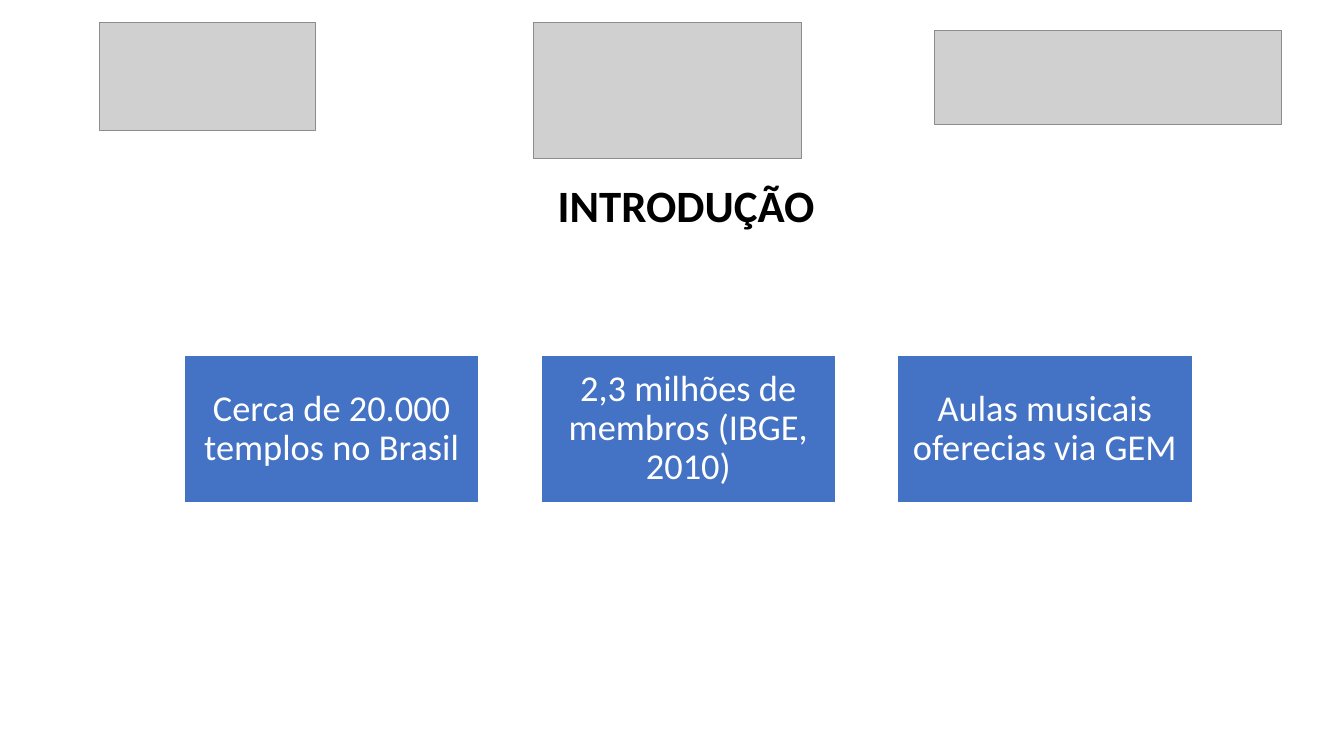
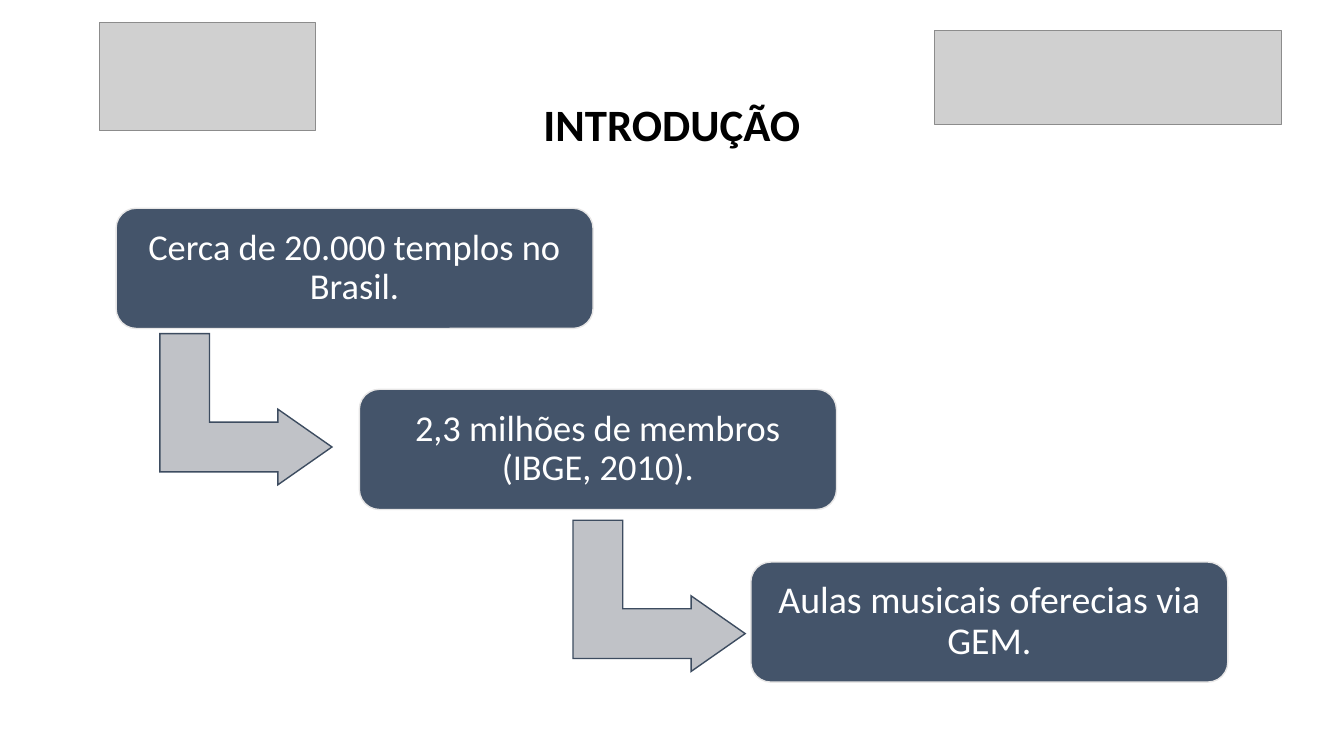
Before and after one commit to luanmenezesx/TCC-CCB, a slide deck: slide 2 of Modelo slides apresentação TCC.pptx. Drawn at 1344x756 pixels with LibreOffice and Linux fonts; fonts in the diff are those of the drawing; grey boxes stand for pictures. Boxes give left, top, right and bottom in pixels: in the first picture for what was removed or moved away, otherwise in the second. Text is boxed around its words. In the diff, an @@ line names an element or a change of style, - is before the commit and + after.

```diff
--- a/Modelo slides apresentação TCC.pptx
+++ b/Modelo slides apresentação TCC.pptx
@@ picture removed at (x1=533, y1=23, x2=802, y2=159) @@
@@ title "INTRODUÇÃO" moved from (x1=558, y1=185, x2=815, y2=230) to (x1=543, y1=104, x2=800, y2=149) @@
@@ text at (x1=148, y1=234, x2=560, y2=300): text changed @@
-Cerca de 20.000 templos no Brasil
+Cerca de 20.000 templos no Brasil.
@@ rectangle removed at (x1=185, y1=355, x2=479, y2=502) @@
@@ rectangle removed at (x1=541, y1=355, x2=836, y2=502) @@
@@ rectangle removed at (x1=898, y1=355, x2=1193, y2=502) @@
@@ text at (x1=415, y1=415, x2=780, y2=485): text changed @@
-2,3 milhões de membros (IBGE, 2010)
+2,3 milhões de membros (IBGE, 2010).
@@ group added at (x1=116, y1=209, x2=1228, y2=683): 3 rounded rectangles, 2 bent up arrows @@
@@ text at (x1=778, y1=586, x2=1200, y2=655): text changed; size 26 to 27 pt @@
-Aulas musicais oferecias via GEM
+Aulas musicais oferecias via GEM.
```
Also in this commit, not shown: 9 other slides changed, 7 slides added, 3 slides removed, 13 other files.
